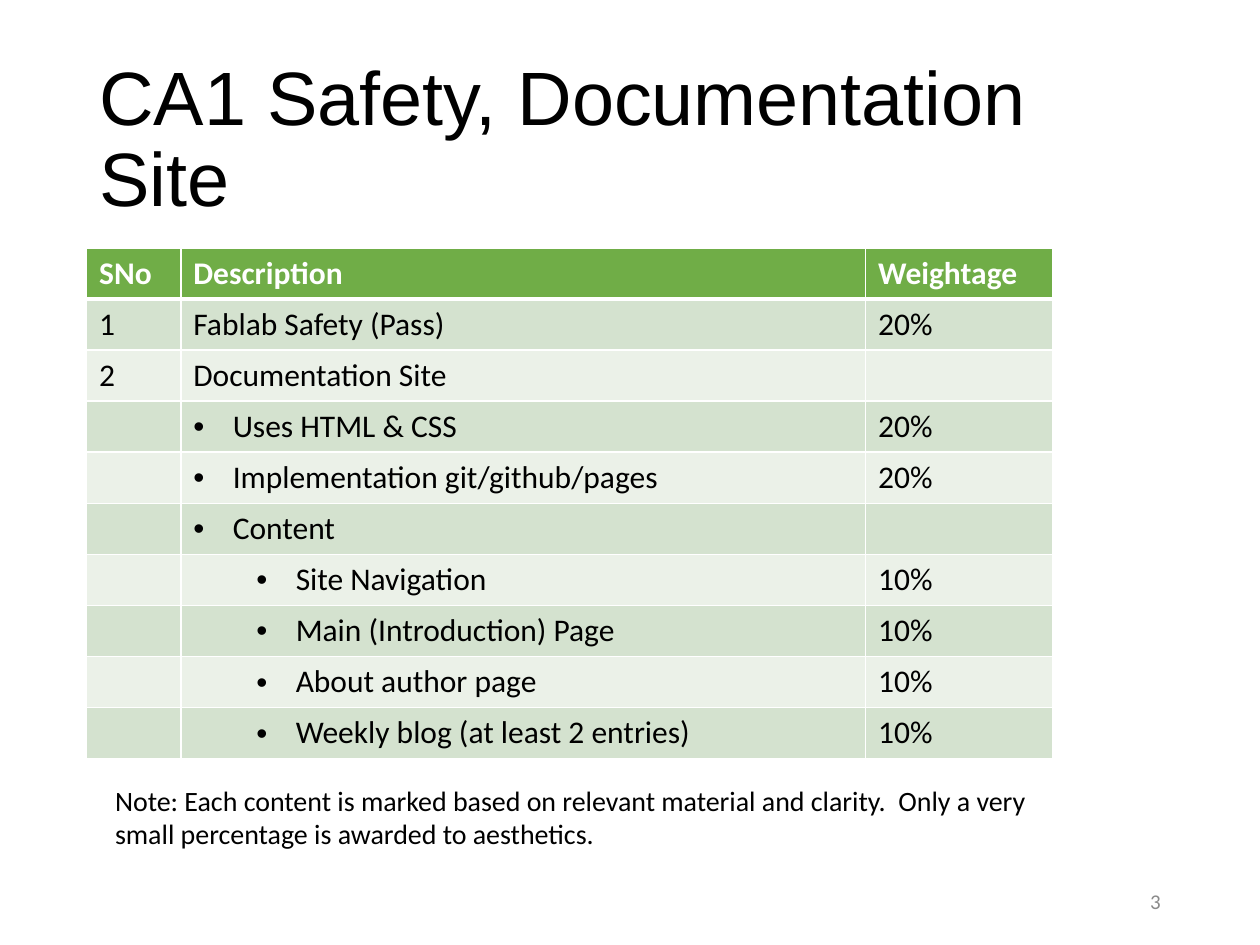
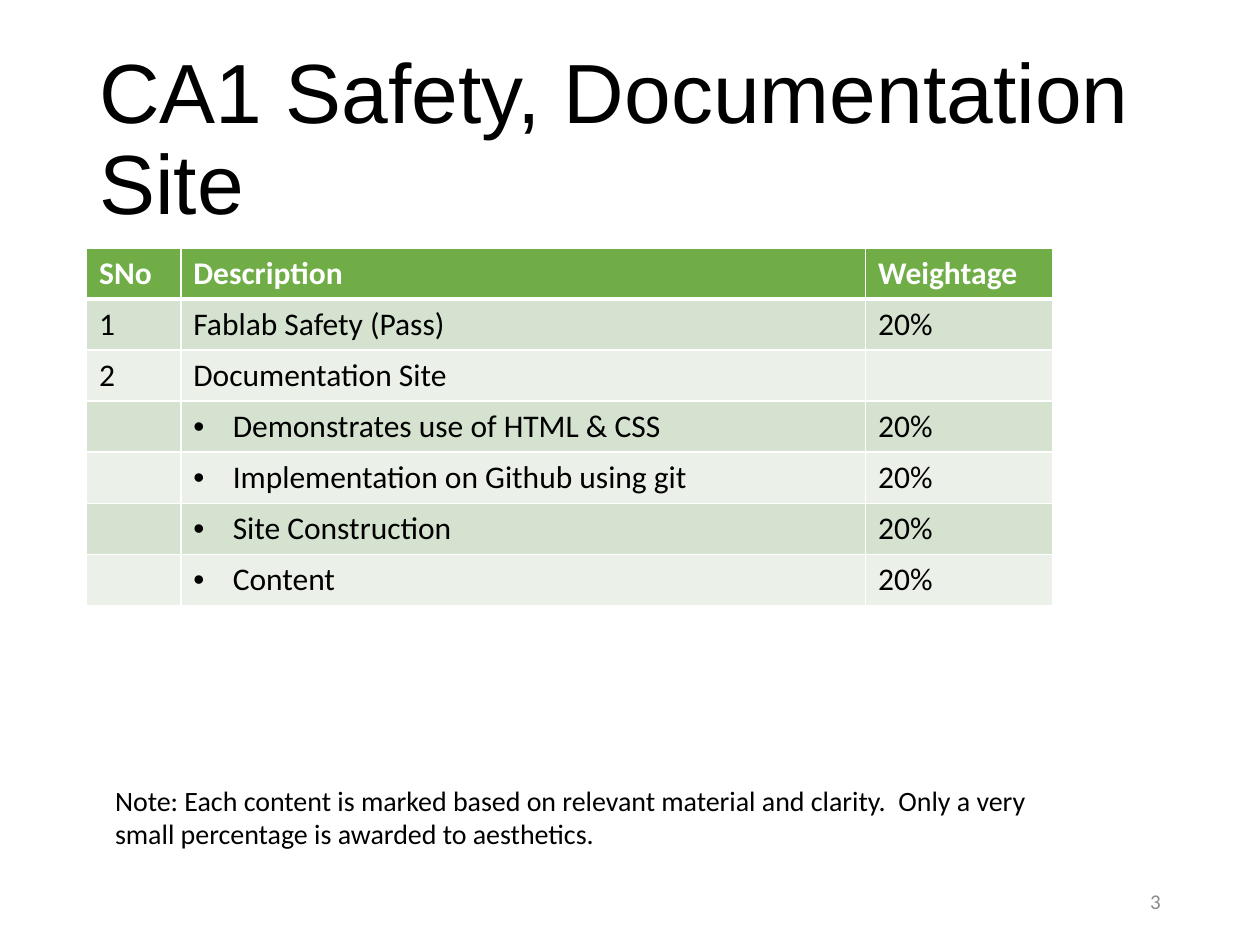
Before and after one commit to RDorville/digfab, a slide deck: slide 3 of presentations/ep1000_assessment/ep1000_assessment.pptx. Drawn at 1260x945 pixels with LibreOffice and Linux fonts; fonts in the diff are those of the drawing; background and template pictures are left out. Boxes give left, top, right and bottom in pixels: in the first picture for what was removed or moved away, otherwise in the second. Text is boxed around its words. In the diff, an @@ line names an element or a change of style, - is before the commit and + after.

```diff
--- a/presentations/ep1000_assessment/ep1000_assessment.pptx
+++ b/presentations/ep1000_assessment/ep1000_assessment.pptx
@@ title "CA1 Safety, Documentation Site" at (99,62,1129,215): size 43.2 to 48 pt @@
@@ table at (87,248,1053,606) @@
-row 4:  | Uses HTML & CSS | 20%
-row 5:  | Implementation git/github/pages | 20%
-row 6:  | Content | 
-row 7:  | Site Navigation | 10%
-row 8:  | Main (Introduction) Page | 10%
-row 9:  | About author page | 10%
-row 10:  | Weekly blog (at least 2 entries) | 10%
+row 4:  | Demonstrates use of HTML & CSS | 20%
+row 5:  | Implementation on Github using git | 20%
+row 6:  | Site Construction | 20%
+row 7:  | Content | 20%
```
Also in this commit, not shown: 4 slides added, 1 other file.
